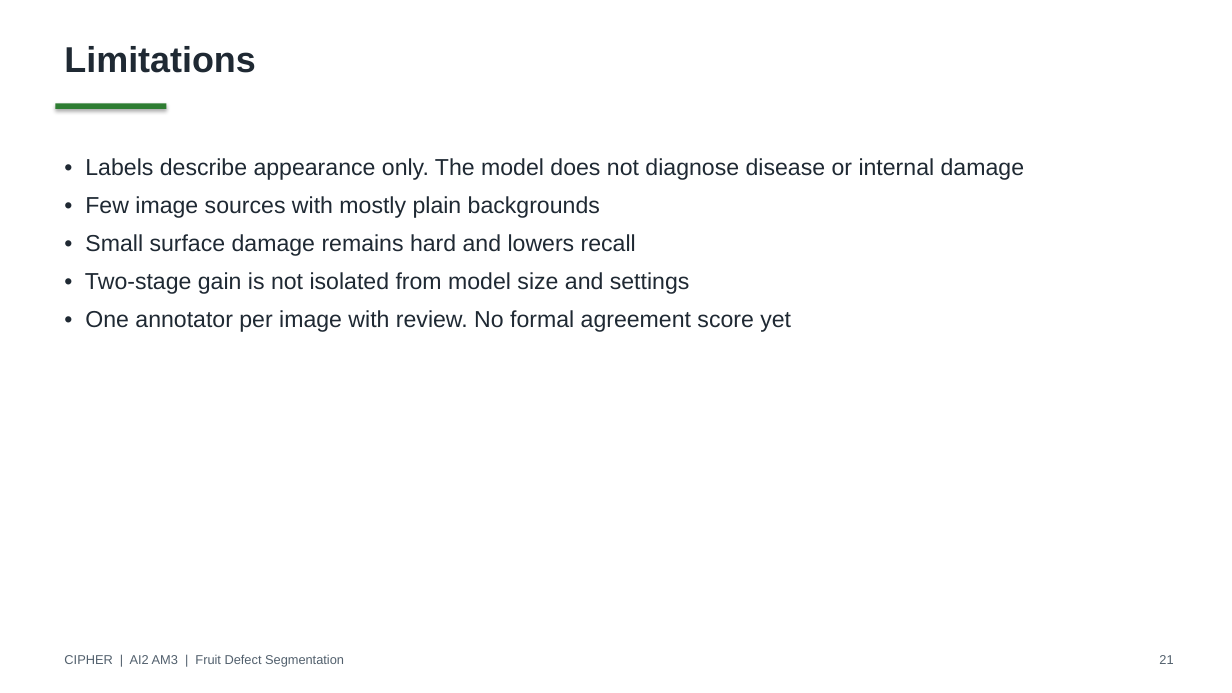
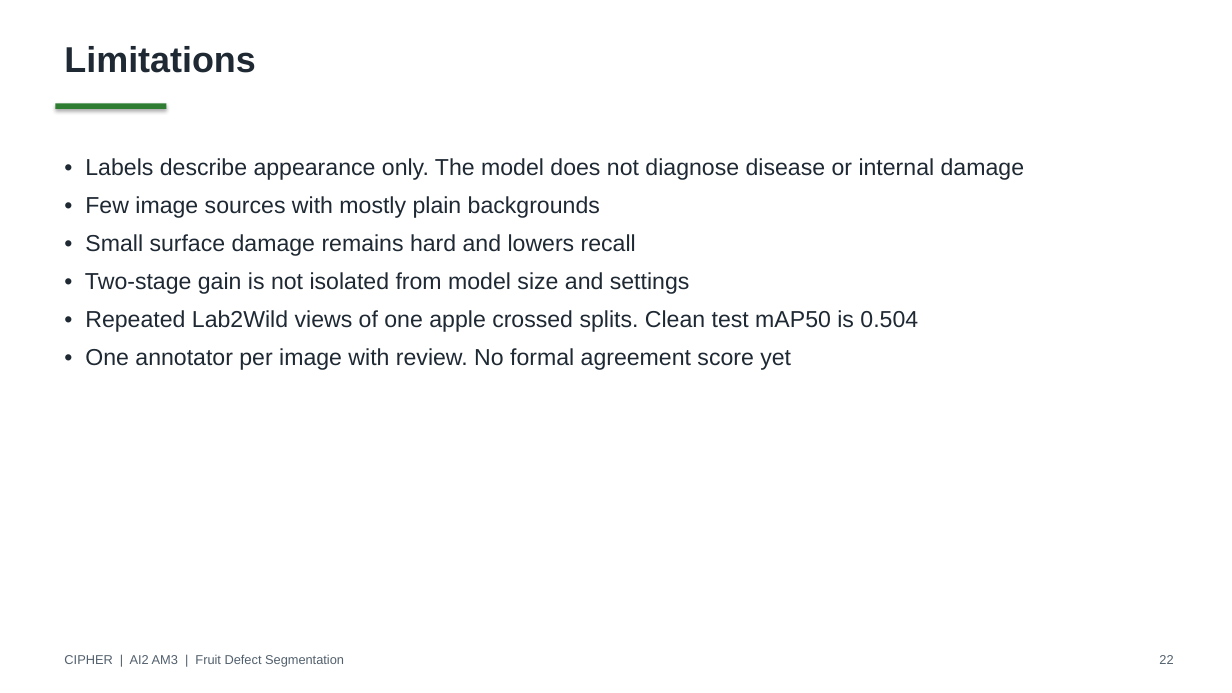
Before and after one commit to deangg/instancesegmentation, a slide deck: slide 22 of slides/CIPHER_AI2_Final_Defense.pptx (slide 21 before the commit). Drawn at 1232x693 pixels with LibreOffice and Linux fonts; fonts in the diff are those of the drawing. Boxes give left, top, right and bottom in pixels: in the first picture for what was removed or moved away, otherwise in the second. Text is boxed around its words. In the diff, an @@ line names an element or a change of style, - is before the commit and + after.

```diff
--- a/slides/CIPHER_AI2_Final_Defense.pptx
+++ b/slides/CIPHER_AI2_Final_Defense.pptx
@@ text at [85, 310, 918, 332]: paragraph added @@
+• Repeated Lab2Wild views of one apple crossed splits. Clean test mAP50 is 0.504
@@ text at [1159, 655, 1173, 664]: text changed @@
-21
+22
```
Also in this commit, not shown: 5 other slides changed, 3 slides added, 2 slides removed, 22 other files.
